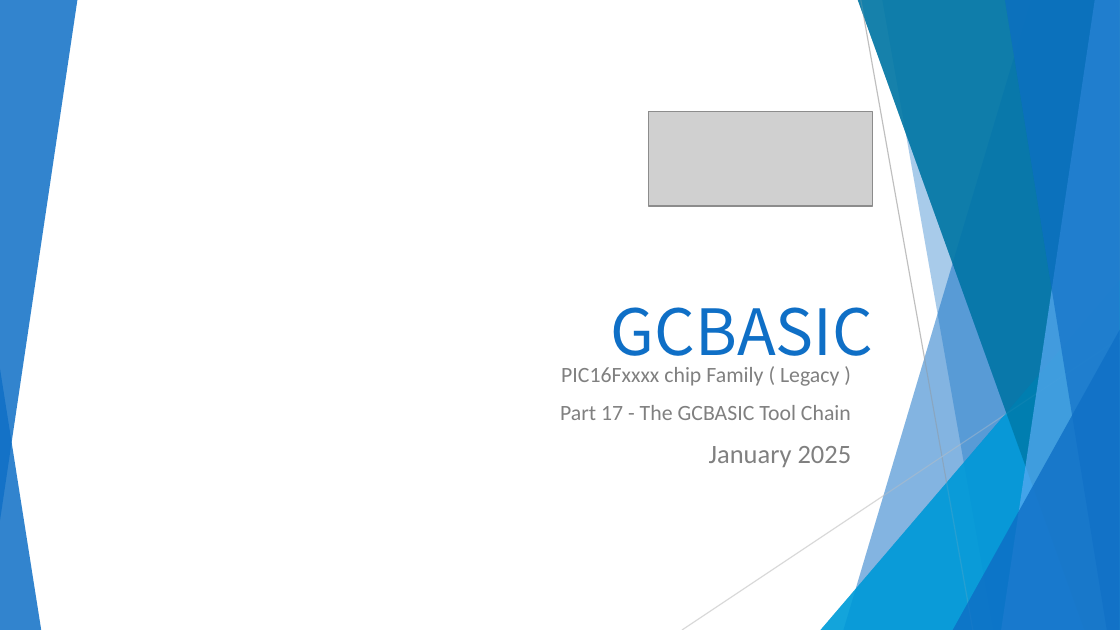
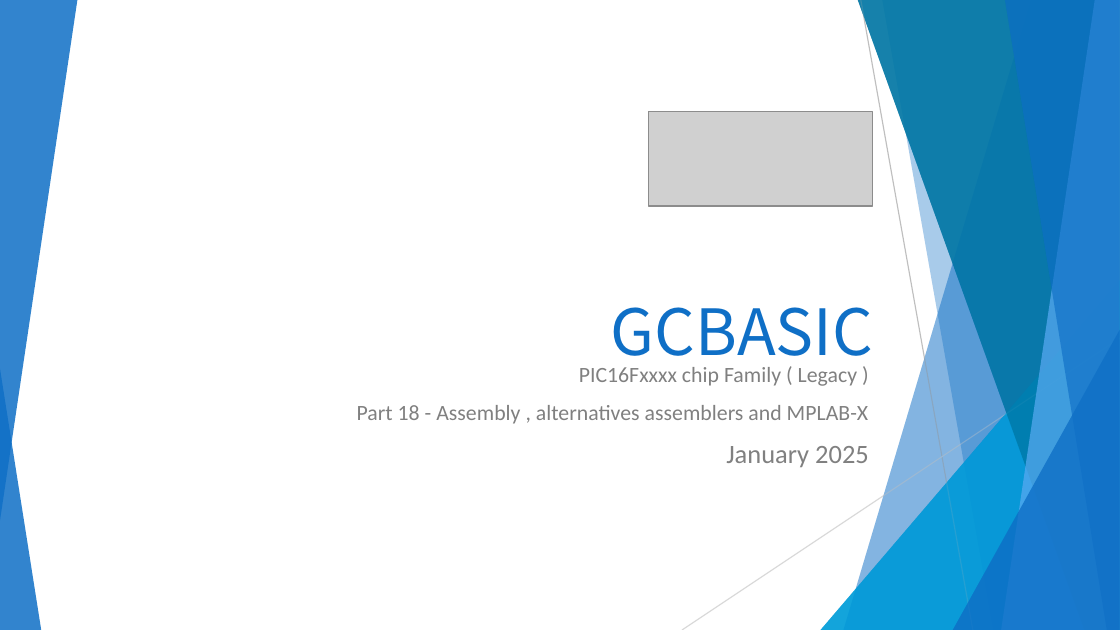
Before and after one commit to GreatCowBASIC/Demonstration_Sources, a slide deck: slide 2 of Vendor_Boards/Microchip_PICDEM 2 plus_board_2010/tutorials/GCBASIC_Part18_ASMs.pptx. Drawn at 1120x630 pixels with LibreOffice and Linux fonts; fonts in the diff are those of the drawing; grey boxes stand for pictures; background and template pictures are left out. Boxes give left, top, right and bottom in pixels: in the first picture for what was removed or moved away, otherwise in the second. Text is boxed around its words. In the diff, an @@ line names an element or a change of style, - is before the commit and + after.

```diff
--- a/Vendor_Boards/Microchip_PICDEM 2 plus_board_2010/tutorials/GCBASIC_Part18_ASMs.pptx
+++ b/Vendor_Boards/Microchip_PICDEM 2 plus_board_2010/tutorials/GCBASIC_Part18_ASMs.pptx
@@ subtitle "PIC16Fxxxx chip Family ( Legacy ...": place and size @@
-subtitle "PIC16Fxxxx chip Family ( Legacy ..." at [560,367,852,467]
+subtitle "PIC16Fxxxx chip Family ( Legacy ..." at [357,367,869,467]
@@ subtitle at [357,405,869,424]: text changed @@
-Part 17 - The GCBASIC Tool Chain
+Part 18 - Assembly , alternatives assemblers and MPLAB-X
```
Also in this commit, not shown: 1 other slide changed, 3 other files.
